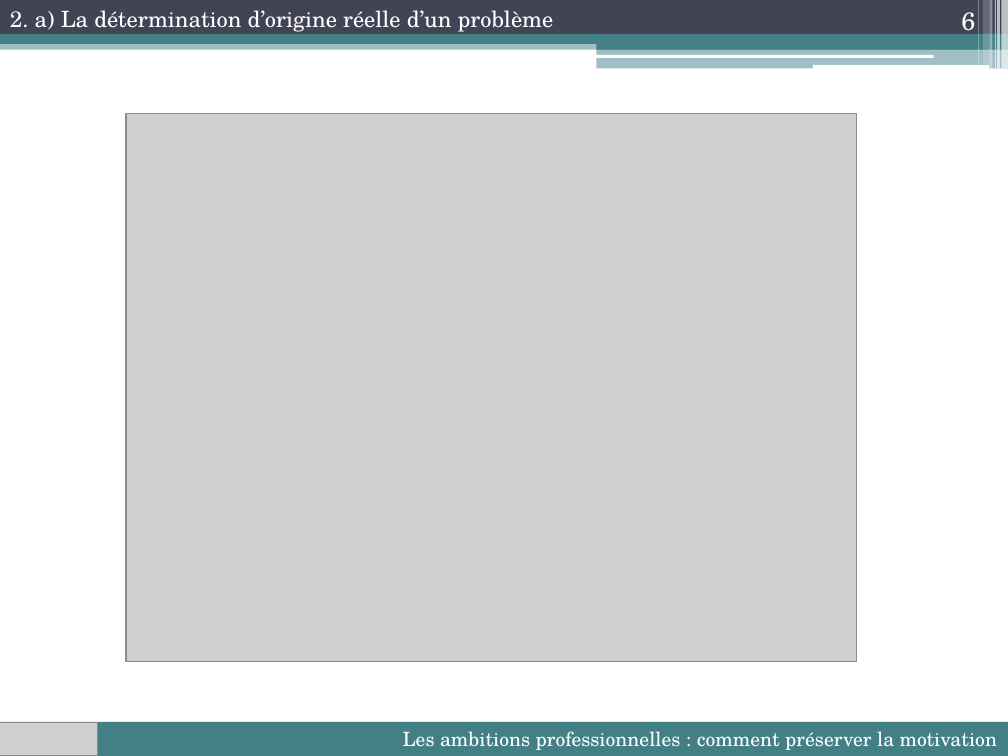
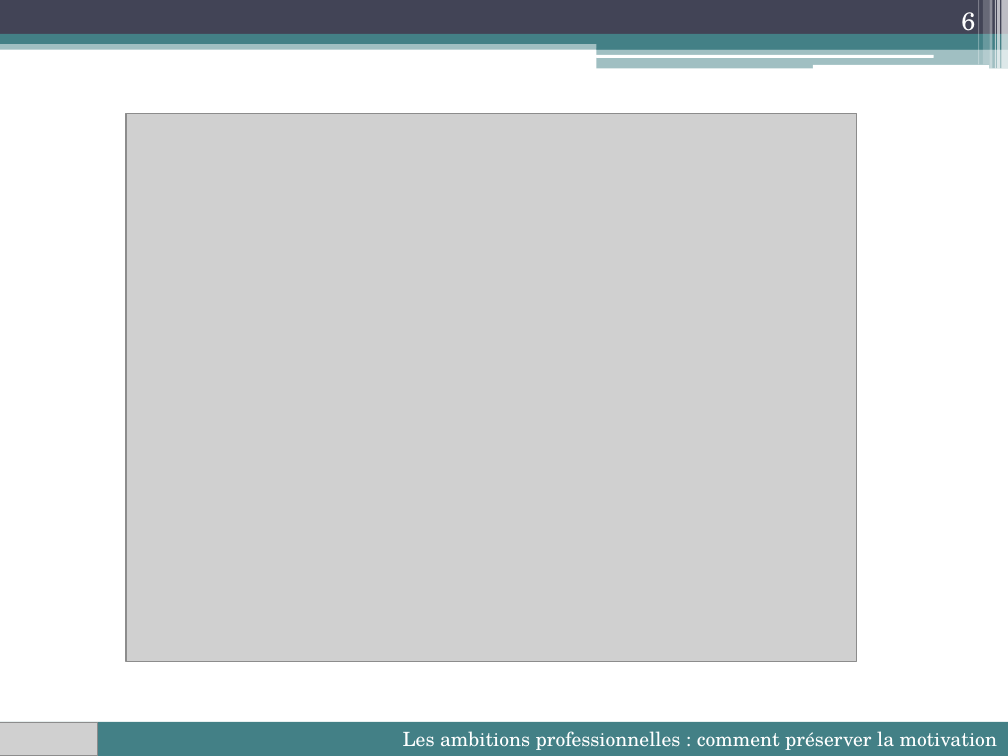
Before and after one commit to lioubouchkin/soutenance, a slide deck: slide 6 of Soutenance.pptx. Drawn at 1008x756 pixels with LibreOffice and Linux fonts; fonts in the diff are those of the drawing; grey boxes stand for pictures. Boxes give left, top, right and bottom in pixels: in the first picture for what was removed or moved away, otherwise in the second. Text is boxed around its words. In the diff, an @@ line names an element or a change of style, - is before the commit and + after.

```diff
--- a/Soutenance.pptx
+++ b/Soutenance.pptx
@@ text removed at (10,10,554,32) @@
-2. a) La détermination d’origine réelle d’un problème
```
Also in this commit, not shown: 15 other slides changed, 1 slide added, 1 other file.
